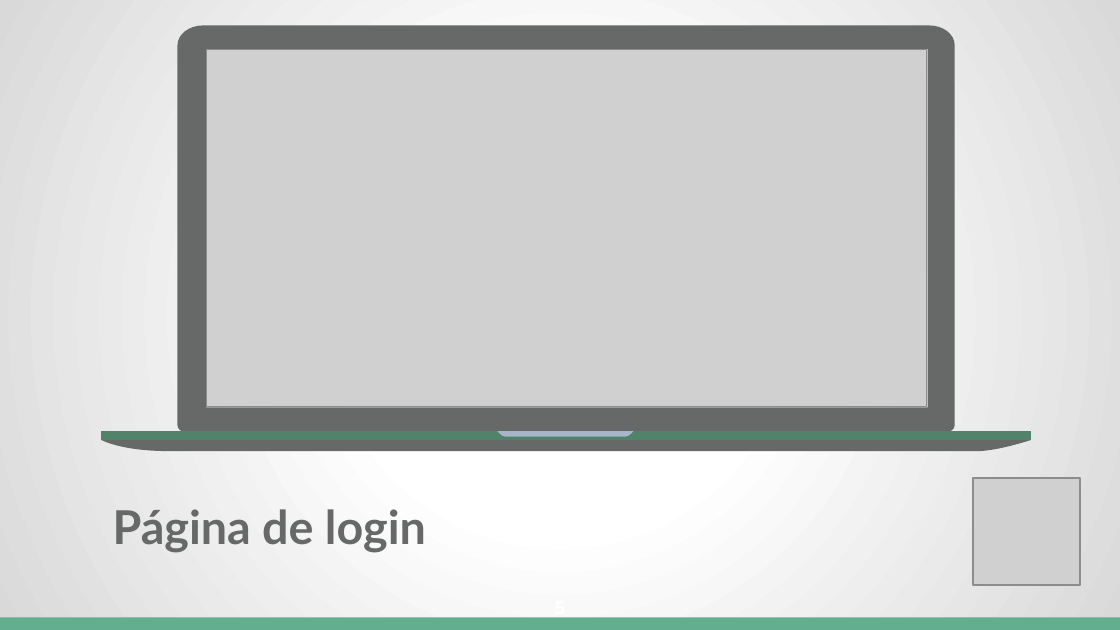
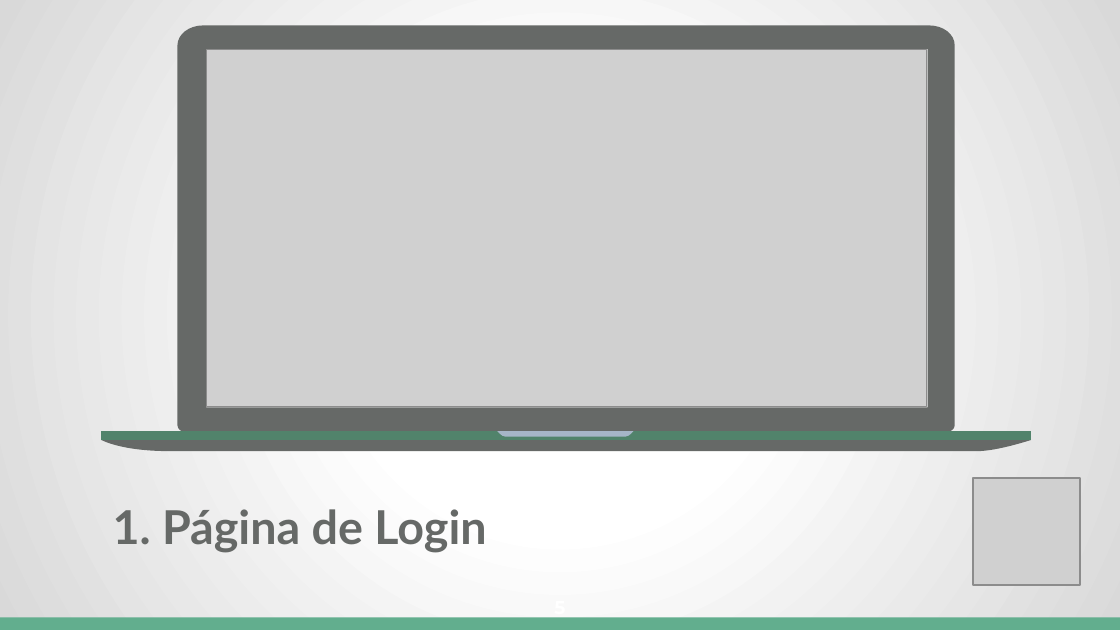
Before and after one commit to Conselho-Federal-de-Medicina/integracao-prescricao-cfm, a slide deck: slide 5 of docs/apresentacao/Integracao_com_a_Prescricao_Eletronica_do_CFM.pptx. Drawn at 1120x630 pixels with LibreOffice and Linux fonts; fonts in the diff are those of the drawing; grey boxes stand for pictures. Boxes give left, top, right and bottom in pixels: in the first picture for what was removed or moved away, otherwise in the second. Text is boxed around its words. In the diff, an @@ line names an element or a change of style, - is before the commit and + after.

```diff
--- a/docs/apresentacao/Integracao_com_a_Prescricao_Eletronica_do_CFM.pptx
+++ b/docs/apresentacao/Integracao_com_a_Prescricao_Eletronica_do_CFM.pptx
@@ text at box(113, 509, 486, 553): text changed @@
-Página de login
+1. Página de Login
```
Also in this commit, not shown: 9 other slides changed, 4 slides removed.
